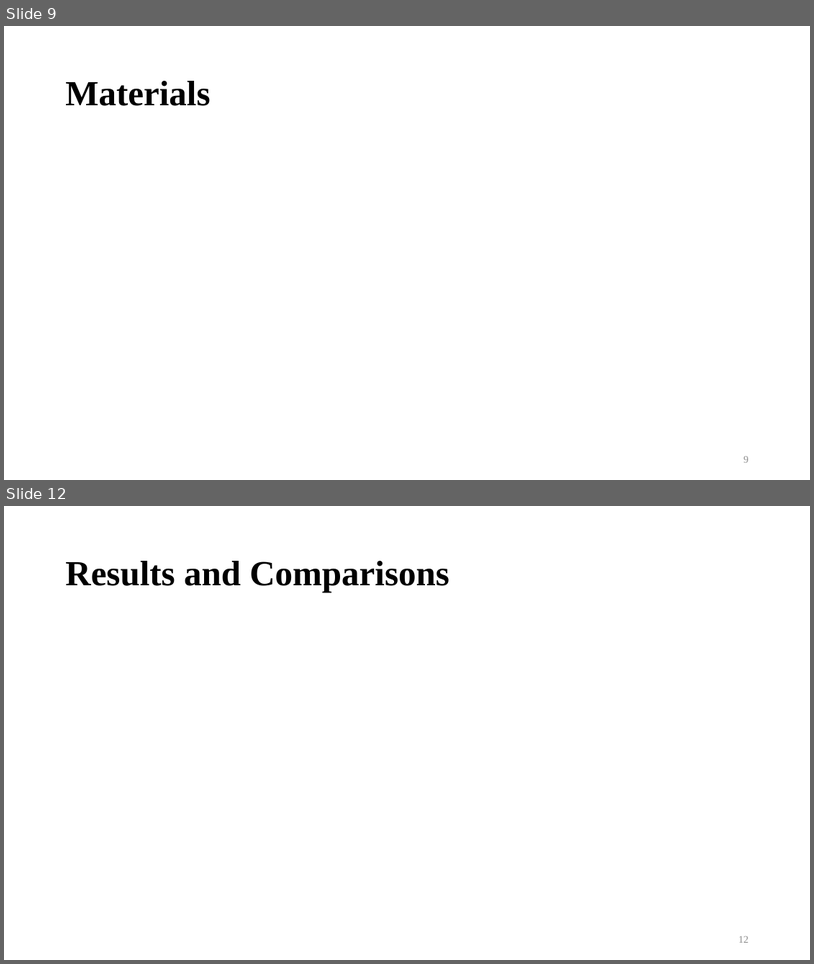
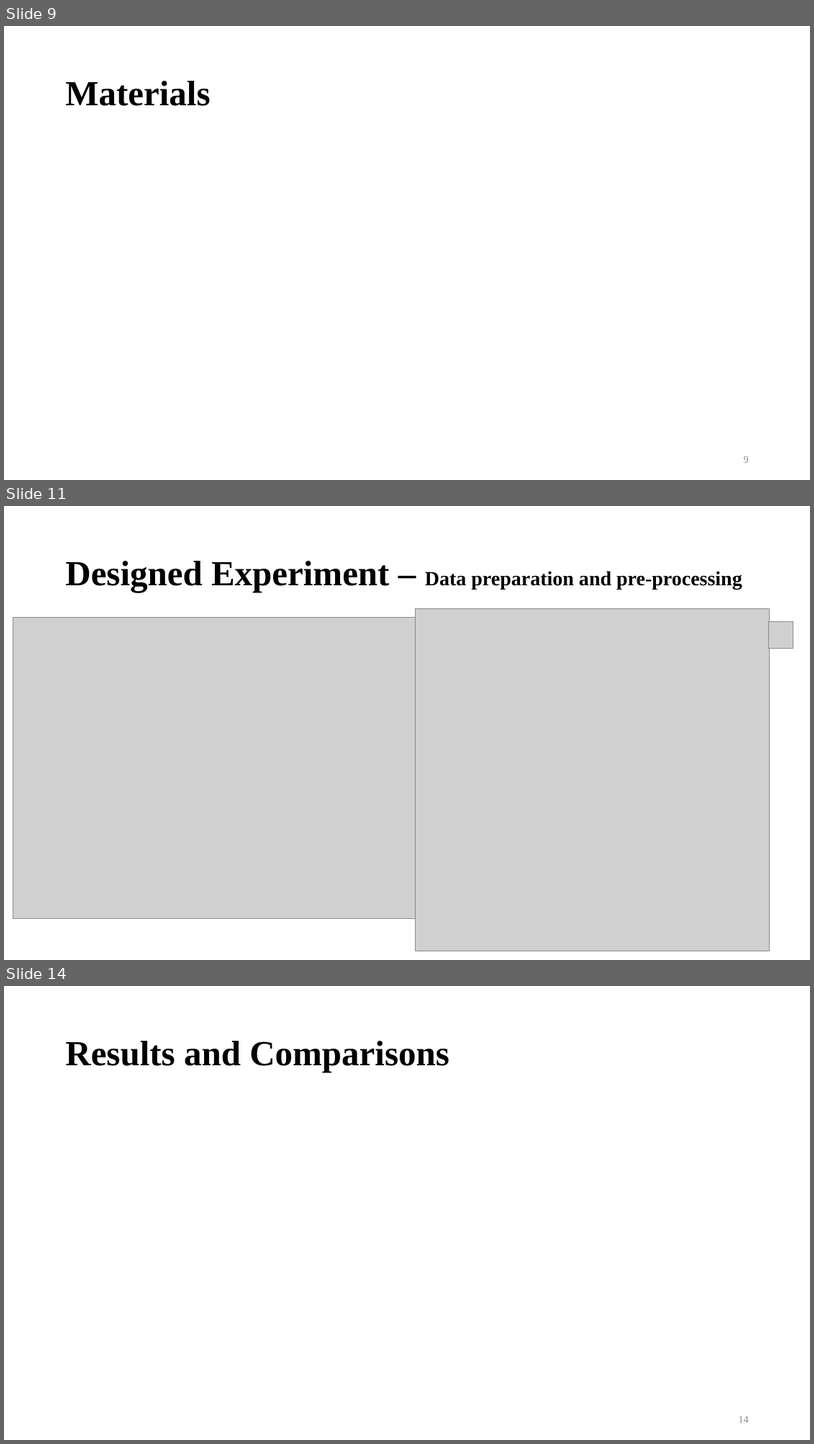
Before and after one commit to bernie6401/NTU_ML, a slide deck: Final Project/Final Paper/HO-Machine learning workflows.pptx. Shown one above the other, each under a label of ours: slides 9 and 12 before the commit, slides 9, 11 and 14 after it; the slides between them are not shown. The pictures are 814x964 and 814x1444 pixels, drawn with LibreOffice and Linux fonts; fonts in the diff are those of the drawing; grey boxes stand for pictures; background and template pictures are left out. Boxes give left, top, right and bottom in pixels: in the first picture for what was removed or moved away, otherwise in the second. Text is boxed around its words. In the diff, an @@ line names an element or a change of style, - is before the commit and + after.

```diff
--- a/Final Project/Final Paper/HO-Machine learning workflows.pptx
+++ b/Final Project/Final Paper/HO-Machine learning workflows.pptx
@@ slide 11 added at [4,506,810,960], background #FFFFFF @@
@@ title added at [65,561,743,592], 24 pt, text #000000, bold @@
+Designed Experiment – Data preparation and pre-processing
@@ picture added at [415,609,771,951] @@
@@ picture added at [13,617,415,918] @@
@@ picture added at [769,622,793,649] @@
@@ page number added at [574,926,756,951], 12 pt, text #8C8C8C @@
+11
@@ what was slide 12 is now slide 14 @@
@@ page number at [739,1416,749,1422]: text changed @@
-12
+14
```
Also in this commit, not shown: 1 slide changed, 1 other slide added, 2 other files.
